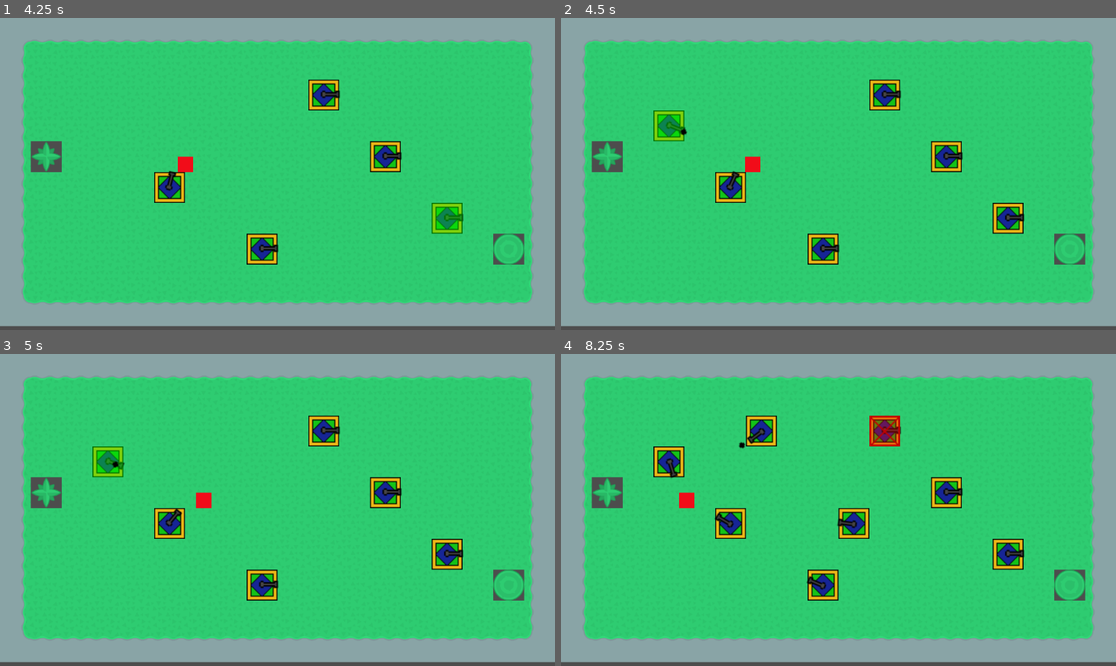
Above: before the commit, frames 1-4 (two rows, left to right).
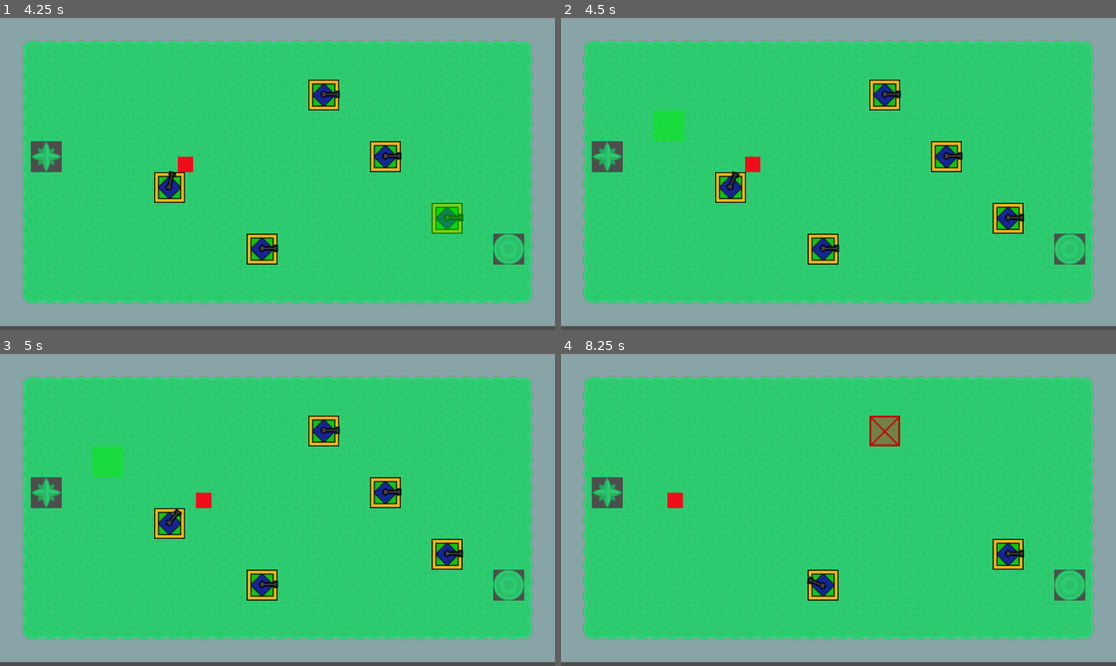
Above: after the commit, the same moments.

Repository: robmayhew/godot-questions
Game: Godot game, scene res://main.tscn
Two runs of this game, one before a commit and one after it. Both use one fixed random seed, a clock stepped at 60 frames per second and the inputs below.
Inputs (mouse positions are in pixels of both pictures, inside the frame that each line leads up to):
- Up to frame 1 (4.25 s): move the mouse to (399, 158) at 0.52 s; click (399, 158) at 0.67 s; move the mouse to (166, 189) at 1.27 s; click (166, 189) at 1.42 s; move the mouse to (333, 105) at 2.02 s; click (333, 105) at 2.17 s; move the mouse to (249, 236) at 2.77 s; click (249, 236) at 2.92 s; move the mouse to (444, 220) at 3.52 s; click (444, 220) at 3.67 s
- Up to frame 2 (4.5 s): move the mouse to (672, 127) at 4.27 s; click (672, 127) at 4.42 s
- Up to frame 3 (5 s): no input
- Up to frame 4 (8.25 s): move the mouse to (866, 510) at 5.02 s; click (866, 510) at 5.17 s; move the mouse to (755, 432) at 5.77 s; click (755, 432) at 5.92 s; move the mouse to (960, 494) at 6.52 s; click (960, 494) at 6.67 s; move the mouse to (727, 525) at 7.27 s; click (727, 525) at 7.42 s; move the mouse to (894, 441) at 8.02 s; click (894, 441) at 8.17 s

Frame 1 is identical in both runs. In frame 2, 0.6% of the frame differs, in the area x 16-23%, y 29-40%; in frame 3, 0.6%; in frame 4, 3.5%, in the area x 16-73%, y 19-60%.

Commit message:
Max 5 turrets

Diff:
--- a/towerdefence/main.gd
+++ b/towerdefence/main.gd
@@ -2,7 +2,9 @@
 
 @onready var tilemap_layer: TileMapLayer = $TileMapLayer
 const TURRET_SCENE := preload("res://turret.tscn")
+var availiable_turrets = 5
 var death_boost = 2
+var placed_turrets: Dictionary = {}  # Maps Vector2i tilemap position to turret node
 func _ready() -> void:
 	# Update astar grid with solid tiles based on "open" custom data
 	Global.update_points_now_solid(tilemap_layer)
@@ -25,18 +27,31 @@
 	var data = tilemap_layer.get_cell_tile_data(tilemap_pos)
 	if data.get_custom_data("open"):
 		if not Global.will_block_path(tilemap_pos):
-
+			if availiable_turrets > 0:
+				availiable_turrets -= 1
 			# Update the tilemap cell (example: set to solid tile ID 1)
 			# You can change the tile ID to whatever represents "solid" in your tileset
-			tilemap_layer.set_cell(tilemap_pos, 1, Vector2i(19,10))
-			var turret = TURRET_SCENE.instantiate()
-			turret.global_position = tilemap_layer.map_to_local(tilemap_pos)
-			tilemap_layer.add_child(turret)
-			# Update the AstarGrid2D to mark this cell as solid
-			Global.set_cell_solid(tilemap_pos, true)
-			# Check if grid is now blocked
+				tilemap_layer.set_cell(tilemap_pos, 1, Vector2i(19,10))
+				var turret = TURRET_SCENE.instantiate()
+				turret.global_position = tilemap_layer.map_to_local(tilemap_pos)
+				tilemap_layer.add_child(turret)
+				# Store turret in dictionary for later removal
+				placed_turrets[tilemap_pos] = turret
+				# Update the AstarGrid2D to mark this cell as solid
+				Global.set_cell_solid(tilemap_pos, true)
+				# Check if grid is now blocked
 		else:
 			$ErrorSound.play()
+	elif data.get_custom_data("turret"):
+		# Remove the turret sprite if it exists
+		if placed_turrets.has(tilemap_pos):
+			var turret = placed_turrets[tilemap_pos]
+			turret.queue_free()  # Remove from scene
+			placed_turrets.erase(tilemap_pos)  # Remove from dictionary
+		# Reset the tile
+		tilemap_layer.set_cell(tilemap_pos,1, Vector2i(1,10))
+		Global.set_cell_solid(tilemap_pos, false)
+		availiable_turrets += 1
 
 
 func _on_creep_ready_for_next_cell(global_position:Vector2) -> void:
--- a/towerdefence/main.tscn
+++ b/towerdefence/main.tscn
@@ -532,6 +532,7 @@
 17:10/0 = 0
 18:10/0 = 0
 19:10/0 = 0
+19:10/0/custom_data_3 = true
 20:10/0 = 0
 21:10/0 = 0
 22:10/0 = 0
@@ -1254,8 +1255,8 @@
 custom_data_layer_1/type = 1
 custom_data_layer_2/name = "End"
 custom_data_layer_2/type = 1
-custom_data_layer_3/name = ""
-custom_data_layer_3/type = 0
+custom_data_layer_3/name = "turret"
+custom_data_layer_3/type = 1
 sources/0 = SubResource("TileSetAtlasSource_h2yge")
 sources/1 = SubResource("TileSetAtlasSource_1bvp3")
 
